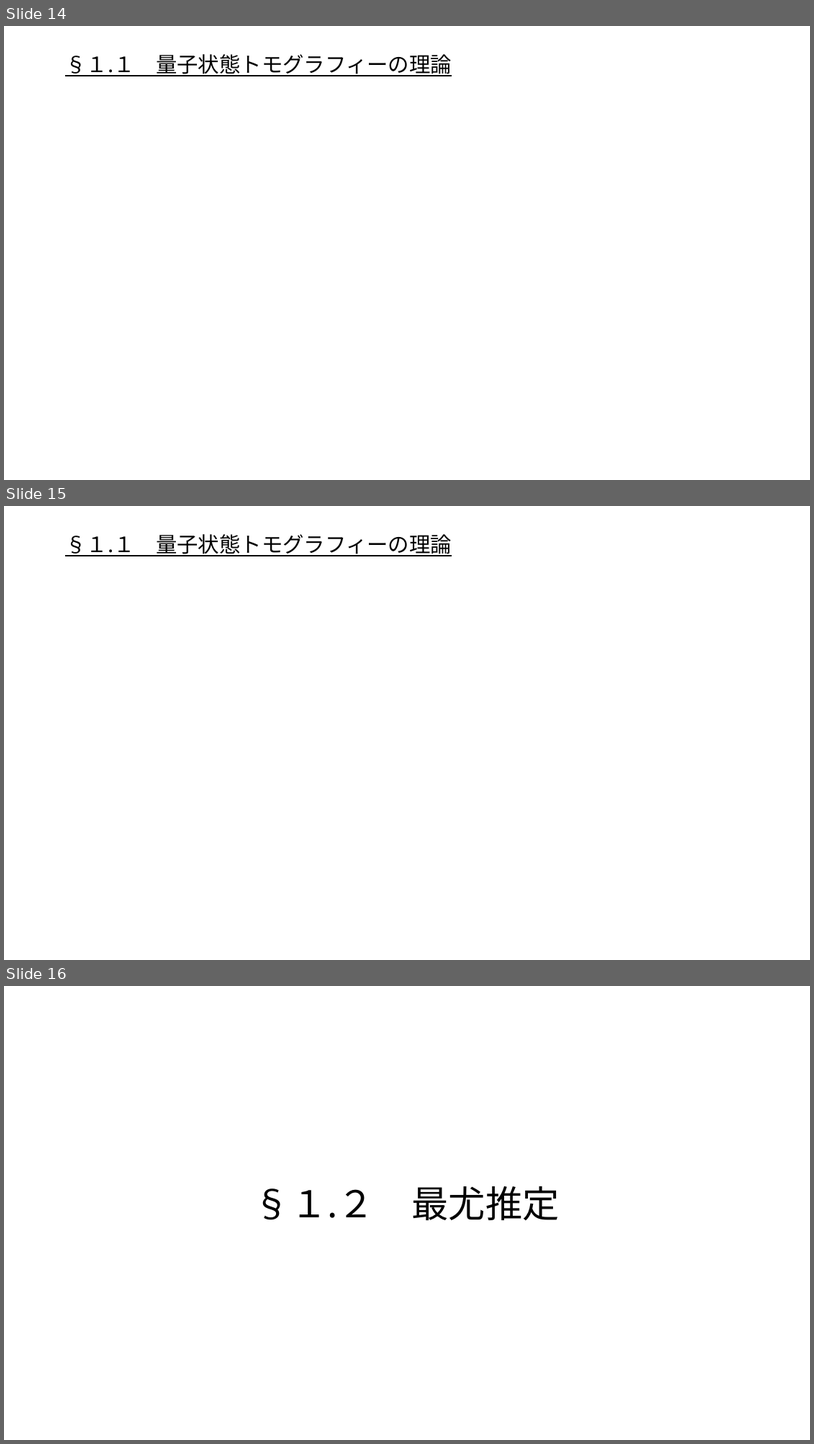
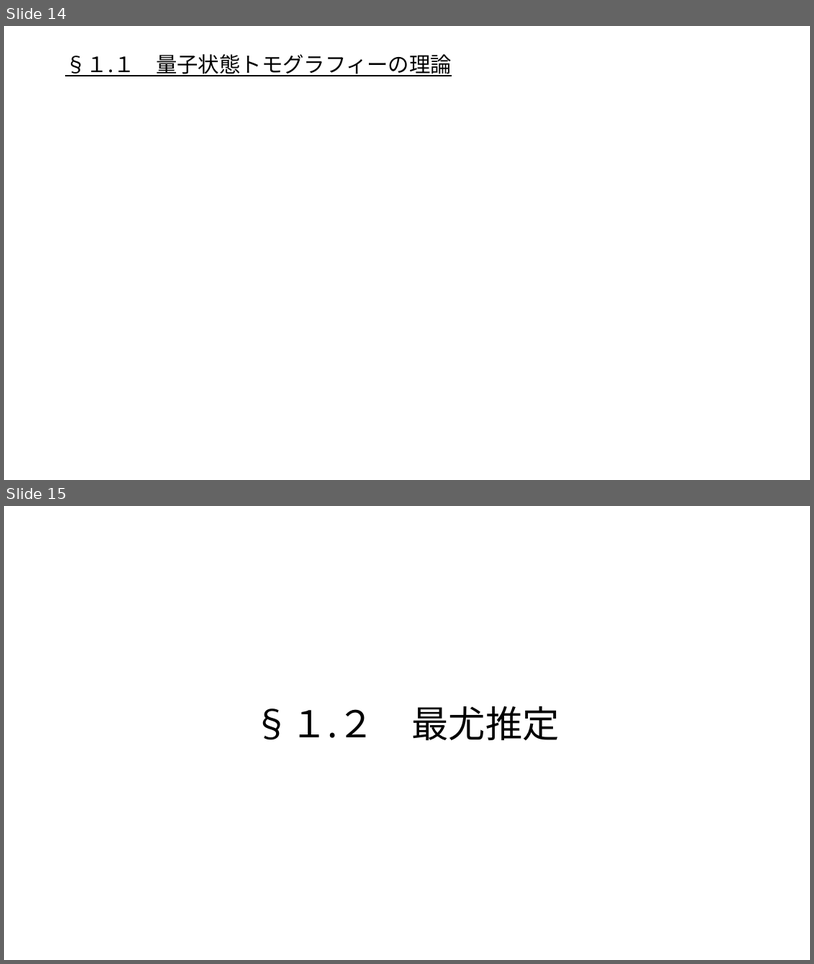
Before and after one commit to outk/graduate_thesis, a slide deck: 量子状態トモグラフィー.pptx. Shown one above the other, each under a label of ours: slides 14, 15 and 16 before the commit, slides 14 and 15 after it. The pictures are 814x1444 and 814x964 pixels, drawn with LibreOffice and Linux fonts; fonts in the diff are those of the drawing; grey boxes stand for pictures. Boxes give left, top, right and bottom in pixels: in the first picture for what was removed or moved away, otherwise in the second. Text is boxed around its words. In the diff, an @@ line names an element or a change of style, - is before the commit and + after.

```diff
--- a/量子状態トモグラフィー.pptx
+++ b/量子状態トモグラフィー.pptx
@@ slide 15 removed at (4,506,810,960), background #FFFFFF @@
@@ title removed at (59,530,756,561) @@
-§１.１ 量子状態トモグラフィーの理論
@@ what was slide 16 is now slide 15 @@
```
Also in this commit, not shown: 1 slide changed, 5 slides added, 1 other slide removed.
